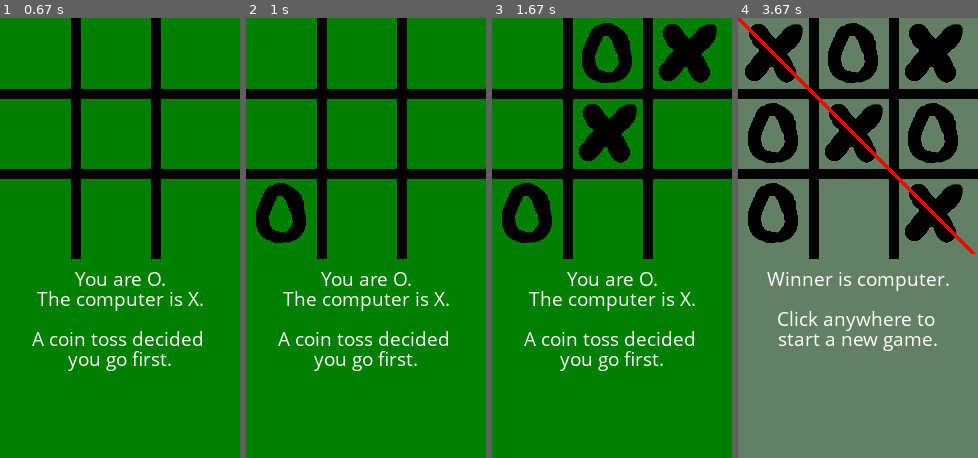
Above: before the commit, frames 1-4 (left to right).
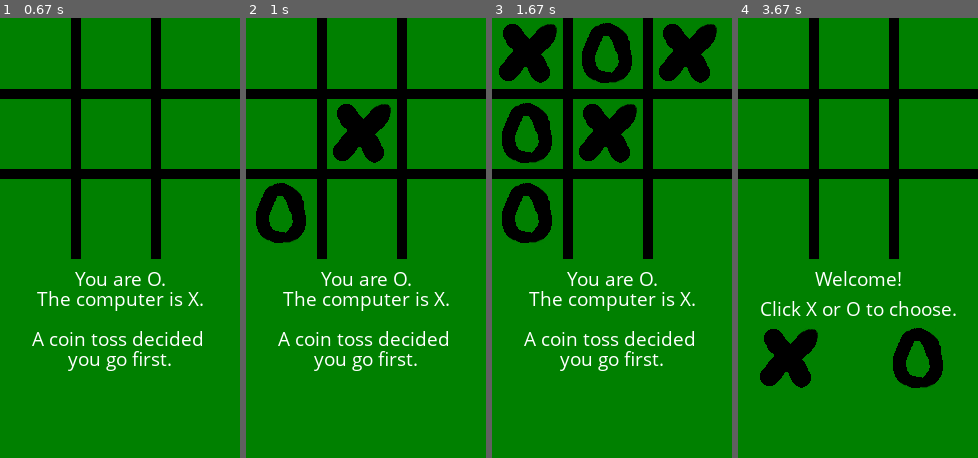
Above: after the commit, the same moments.

Repository: JulieDeeley/Tic-Tac-Toe-with-pygame
Game: pygame game, started from tictac 2d with graphics reorg.py
Same seed, same stepped clock (60 frames per second), same inputs: the game is played once before the commit and once after it.
Inputs (mouse positions are in pixels of both pictures, inside the frame that each line leads up to):
- Up to frame 1 (0.67 s): click (182, 361) at 0.38 s
- Up to frame 2 (1 s): click (308, 242) at 0.72 s
- Up to frame 3 (1.67 s): click (648, 84) at 1.05 s; click (554, 150) at 1.38 s
- Up to frame 4 (3.67 s): click (906, 202) at 2.55 s; click (908, 158) at 3.22 s; click (942, 326) at 3.55 s

Frame 1 is identical in both runs. In frame 2, 2.1% of the frame differs, in the area x 36-61%, y 19-33%; in frame 3, 3.8%; in frame 4, 91%, in the area x 0-100%, y 0-100%.

Commit message:
Add files via upload

Diff:
--- a/tictac 2d with graphics reorg.py
+++ b/tictac 2d with graphics reorg.py
@@ -9,7 +9,7 @@
 
 # timer
 clock = pygame.time.Clock()
-
+current_time = pygame.time.get_ticks()
 # Set the HEIGHT and WIDTH of the open game window
 SCREEN_WIDTH = 240
 SCREEN_HEIGHT = 440
@@ -73,6 +73,7 @@
                                     (index_y * SQUARE)+.5*LINE_WIDTH))
 # if cell != ' ':
 # ....screen.blit({'X': x_img, 'O': o_img}[cell],
+
 
 def draw_intro_buttons():
     #  display a welcome and prompt for symbol choice
@@ -254,14 +255,14 @@
 # -----------------------------------------
 
 
-def pause():
-    print('before', pygame.time.get_ticks())
-    ticks = pygame.time.get_ticks()
-    wait = True
-    while wait:
-        if pygame.time.get_ticks() > ticks + 500:
-            wait = False
-            print('during', pygame.time.get_ticks())
+# def pause():
+#     print('before', pygame.time.get_ticks())
+#     ticks = pygame.time.get_ticks()
+#     wait = True
+#     while wait:
+#         if pygame.time.get_ticks() > ticks + 500:
+#             wait = False
+#             print('during', pygame.time.get_ticks())
 
 
 def main():
@@ -278,13 +279,9 @@
         computers_symbol = 'X'
         coin_toss_winner = goes_first()
         current_player = coin_toss_winner
-        current_time = pygame.time.get_ticks()
-        delay = 300  # ms of time
-        # end_pause = current_time + delay
-        # print(current_time, end_pause)
+        delay = 300 # ms of time
+
         while player_is_not_done:
-            # end_pause = current_time + delay
-            # print(current_time, end_pause)
             # -----Event Handling-----
             for event in pygame.event.get():
                 if event.type == QUIT or (
@@ -310,37 +307,39 @@
                         if pos[0] in range(20, 20+65) and pos[1] in range(310, 310+65):
                             players_symbol = 'X'
                             computers_symbol = 'O'
-                        if players_symbol in('X', 'O'):
-                            welcome_is_over = True
-
-                # -----Game Logic-----
-                if welcome_is_over and game_is_in_play:
-                    if current_player == 'player' and row < 3 and space_is_open(grid, row, column):
-                        grid[row][column] = players_symbol  # Set that array location to player's move
-                        current_time = pygame.time.get_ticks()
-                        win = is_win(grid, players_symbol)  # get the win co-ords so can draw line on win
-                        if win:
-                            conclusion = 'win'
-                            game_is_in_play = False
-                        if is_tie(grid):
-                            conclusion = 'tie'
-                            game_is_in_play = False
-                        if game_is_in_play:
-                            current_player = 'computer'  # if the move was valid, it is comp's turn
-
-                    if current_player == 'computer':  # note: Do NOT change to elif...
-                        now_time = pygame.time.get_ticks()
-                        if now_time > current_time + delay:
-                            grid = computers_move(grid, computers_symbol, players_symbol)
-                            win = is_win(grid, computers_symbol)
-                            if win:
-                                conclusion = 'win'
-                                game_is_in_play = False
-                            if is_tie(grid):
-                                conclusion = 'tie'
-                                game_is_in_play = False
-                            if game_is_in_play:
-                                current_player = 'player'
+            current_time = pygame.time.get_ticks()
+
+            # -----Game Logic-----
+            if players_symbol in('X', 'O'):
+                welcome_is_over = True
+
+            if welcome_is_over and game_is_in_play:
+                if current_player == 'player' and row < 3 and space_is_open(grid, row, column):
+                    grid[row][column] = players_symbol  # Set that array location to player's move
+                    current_time = pygame.time.get_ticks()
+                    win = is_win(grid, players_symbol)  # get the win co-ords so can draw line on win
+                    if win:
+                        conclusion = 'win'
+                        game_is_in_play = False
+                    if is_tie(grid):
+                        conclusion = 'tie'
+                        game_is_in_play = False
+                    if game_is_in_play:
+                        current_player = 'computer'  # if the move was valid, it is comp's turn
+
+                if current_player == 'computer':  # note: Do NOT change to elif...
+                    now_time = pygame.time.get_ticks()
+                    # if now_time > current_time + delay:
+                    grid = computers_move(grid, computers_symbol, players_symbol)
+                    win = is_win(grid, computers_symbol)
+                    if win:
+                        conclusion = 'win'
+                        game_is_in_play = False
+                    if is_tie(grid):
+                        conclusion = 'tie'
+                        game_is_in_play = False
+                    if game_is_in_play:
+                        current_player = 'player'
 
             # -----Drawing-----
             screen.fill(GREEN)
